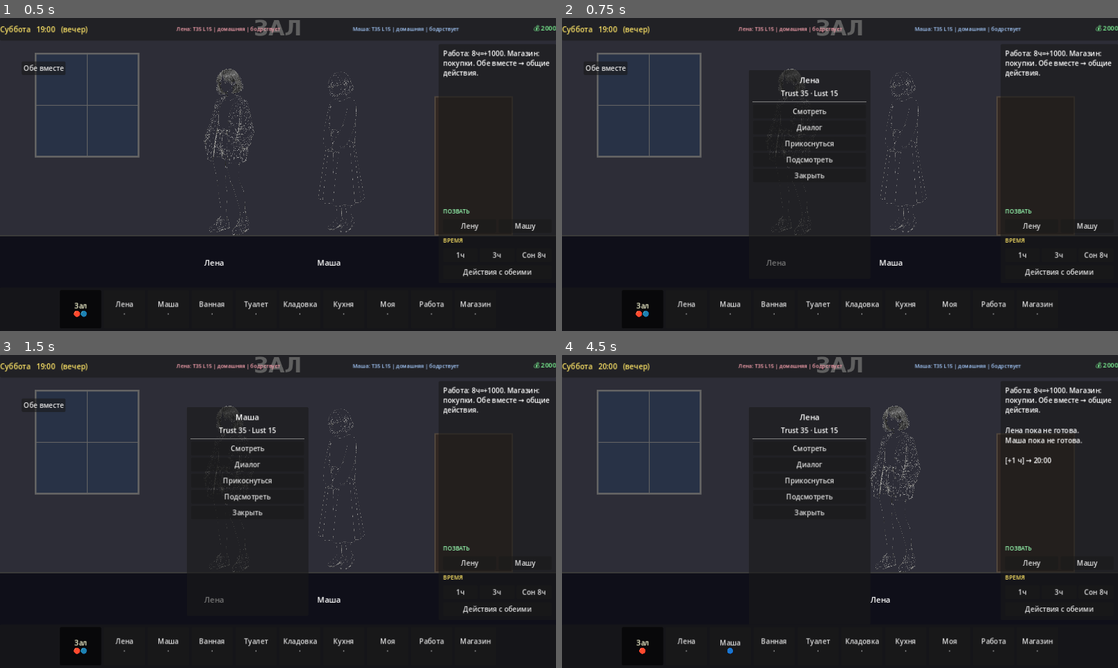
Above: before the commit, frames 1-4 (two rows, left to right).
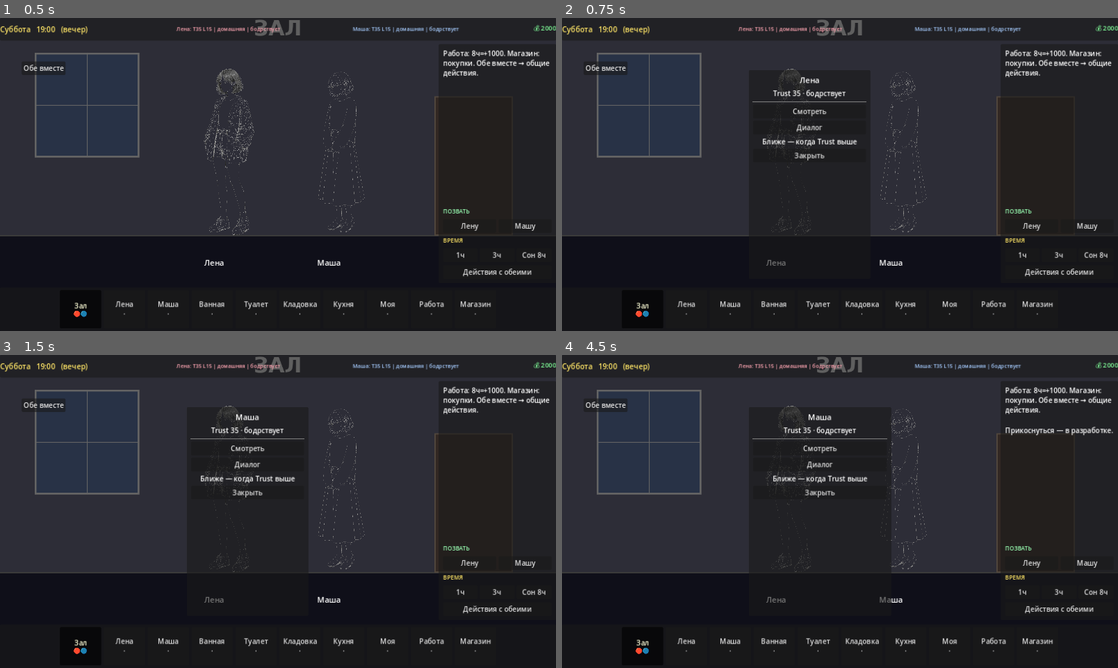
Above: after the commit, the same moments.

Repository: igodchrono/adult_roommates_godot
Game: Godot game, scene res://scenes/main.tscn
Two runs of this game, one before a commit and one after it. Both use one fixed random seed, a clock stepped at 60 frames per second and the inputs below.
Inputs (mouse positions are in pixels of both pictures, inside the frame that each line leads up to):
- Up to frame 1 (0.5 s): no input
- Up to frame 2 (0.75 s): click (789, 152) at 0.52 s
- Up to frame 3 (1.5 s): click (344, 489) at 1.27 s
- Up to frame 4 (4.5 s): click "Обе вместе" at 2 s; click "Действия с обеими" at 2.75 s; click (812, 433) at 3.5 s, where only the run before the commit has a clickable "Раздеть обеих"; click (895, 489) at 4.27 s

Frame 1 is identical in both runs. In frame 2, 0.7% of the frame differs, in the area x 36-54%, y 22-52%; in frame 3, 0.7%; in frame 4, 2.9%, in the area x 4-100%, y 2-96%.

Commit message:
Stub intimate actions and add a real wake choice

Diff:
--- a/scripts/main.gd
+++ b/scripts/main.gd
@@ -496,105 +496,97 @@
 func _show_char_menu(char: CharacterData):
 	if not action_menu or not action_list: return
 	for c in action_list.get_children(): c.queue_free()
-	var title = Label.new(); title.text = char.char_name; title.horizontal_alignment = HORIZONTAL_ALIGNMENT_CENTER; title.add_theme_font_size_override("font_size", 18); action_list.add_child(title)
-	var sub = Label.new(); sub.text = "Trust %d · Lust %d" % [char.relation, char.arousal]; sub.horizontal_alignment = HORIZONTAL_ALIGNMENT_CENTER; action_list.add_child(sub)
+	var title = Label.new()
+	title.text = char.char_name
+	title.horizontal_alignment = HORIZONTAL_ALIGNMENT_CENTER
+	title.add_theme_font_size_override("font_size", 18)
+	action_list.add_child(title)
+	var sub = Label.new()
+	sub.text = "Trust %d · %s" % [char.relation, char.state]
+	sub.horizontal_alignment = HORIZONTAL_ALIGNMENT_CENTER
+	action_list.add_child(sub)
 	action_list.add_child(HSeparator.new())
-	var asleep = char.is_asleep() or char.is_vulnerable()
-	var all_a = [
-		["Смотреть", 0, "look", 0, 0],
-		["Диалог", 1, "dialog", 0, 0],
-		["Прикоснуться", 1, "touch", 25, 0],
-		["Подсмотреть", 1, "peep", 30, 0],
-		["Снять одеяло", 0, "blanket", 0, 0],
-		["Поцеловать", 1, "kiss", 45, 20],
-		["Раздеть", 1, "undress", 55, 35],
-		["Спать вместе", 8, "sleep", 50, 0],
-		["Оральный", 2, "sex_o", 60, 45],
-		["Миссионерская", 2, "sex_m", 65, 50],
-		["Собачка", 2, "sex_d", 70, 55],
-		["Наездница", 2, "sex_c", 70, 55],
-		["Секс во сне", 2, "sex_s", 40, 0],
-		["Разбудить для NSFW", 1, "wake_nsfw", 70, 60],
-	]
-	var shown = 0
-	for a in all_a:
-		var ok = false
-		var id = a[2]
-		# Progressive sleep NSFW: blanket -> undress -> deep acts
-		# Without blanket/undress only: touch, look, peep, handjob, oral sleep
-		if asleep:
-			var naked = char.clothes == "голая"
-			var uncovered = not char.has_blanket
-			match id:
-				"look", "peep", "touch":
-					ok = true
-				"blanket":
-					ok = char.has_blanket
-				"undress":
-					ok = (uncovered or char.is_vulnerable()) and not naked
-				"hand":
-					ok = true  # hand while sleep always possible (stealth)
-				"sex_o":
-					ok = true  # oral while sleep basic
-				"kiss":
-					ok = uncovered or char.is_vulnerable()
-				"sex_s", "sex_m", "sex_d", "sex_c":
-					# full NSFW only after blanket off AND naked
-					ok = uncovered and naked
-				"wake_nsfw":
-					ok = char.can_wake_for_nsfw() or char.is_vulnerable()
-				"dialog", "sleep":
-					ok = false
-				_:
-					ok = char.relation >= a[3] and char.arousal >= a[4]
-		else:
-			if id in ["sex_s", "blanket", "hand"]:
-				ok = false
-			elif id == "undress" and char.clothes == "голая":
-				ok = false
-			else:
-				ok = char.relation >= a[3] and char.arousal >= a[4]
-		if not ok:
-			continue
-		shown += 1
-		var b = Button.new()
-		b.text = a[0]
-		b.custom_minimum_size = Vector2(200, 32)
-		if id == "dialog":
-			b.pressed.connect(_start_dialog.bind(char))
-		else:
-			b.pressed.connect(_do_action.bind(id, a[1], char))
-		action_list.add_child(b)
-	if shown <= 2 and not asleep:
-		var h = Label.new()
-		h.text = "Больше при росте Trust/Lust"
-		h.horizontal_alignment = HORIZONTAL_ALIGNMENT_CENTER
-		h.add_theme_color_override("font_color", Color(0.75, 0.7, 0.4))
-		action_list.add_child(h)
-	var cb = Button.new(); cb.text = "Закрыть"; cb.pressed.connect(func(): action_menu.visible = false); action_list.add_child(cb)
+	var asleep = char.is_asleep()
+	if asleep:
+		_add_action_button("Смотреть", func(): _execute_action("look", 0, char))
+		_add_action_button("Разбудить", func(): _wake_character(char))
+		var note = Label.new()
+		note.text = "Остальные действия — в разработке,\nпока человек спит их нет."
+		note.horizontal_alignment = HORIZONTAL_ALIGNMENT_CENTER
+		note.autowrap_mode = TextServer.AUTOWRAP_WORD_SMART
+		action_list.add_child(note)
+	else:
+		_add_action_button("Смотреть", func(): _execute_action("look", 0, char))
+		_add_action_button("Диалог", func(): _start_dialog(char))
+		for stub in ["Прикоснуться", "Поцеловать", "Раздеть"]:
+			if char.relation >= 40:
+				_add_stub_button(stub)
+		if char.relation < 40:
+			var h = Label.new()
+			h.text = "Ближе — когда Trust выше"
+			h.horizontal_alignment = HORIZONTAL_ALIGNMENT_CENTER
+			action_list.add_child(h)
+	var cb = Button.new()
+	cb.text = "Закрыть"
+	cb.pressed.connect(func(): action_menu.visible = false)
+	action_list.add_child(cb)
 	action_menu.visible = true
 	action_menu.position = Vector2(430, 120)
 	action_menu.z_index = 20
+
+func _add_action_button(text: String, cb: Callable):
+	var b = Button.new()
+	b.text = text
+	b.custom_minimum_size = Vector2(200, 32)
+	b.pressed.connect(cb)
+	action_list.add_child(b)
+
+func _add_stub_button(text: String):
+	var b = Button.new()
+	b.text = text + " (в разработке)"
+	b.custom_minimum_size = Vector2(200, 32)
+	b.pressed.connect(func():
+		state.add_log("%s — в разработке." % text)
+		if action_menu:
+			action_menu.visible = false
+		_refresh_all()
+	)
+	action_list.add_child(b)
+
+func _wake_character(char: CharacterData):
+	if action_menu:
+		action_menu.visible = false
+	if char.effects.get("deep_sleep", false) or char.drunk_level >= 2 or char.state == "отключка":
+		state.add_log("%s слишком крепко спит и не просыпается." % char.char_name)
+		char.change_anxiety(5)
+		_refresh_all()
+		return
+	char.set_state("бодрствует")
+	char.has_blanket = true
+	if char.clothes == "голая":
+		char.set_clothes("домашняя")
+	char.effects["no_sleep_night"] = true
+	stealth_mode = false
+	if char.relation >= 60:
+		char.change_relation(2)
+		char.anxiety = maxi(0, char.anxiety - 10)
+		state.add_log("%s просыпается спокойно. «Что случилось?»" % char.char_name)
+	elif char.relation >= 40:
+		char.change_relation(-4)
+		char.change_anxiety(12)
+		state.add_log("%s просыпается недовольно. Trust -4, тревожность %d%%." % [char.char_name, char.anxiety])
+	else:
+		char.change_anxiety(30)
+		state.add_log("%s просыпается злая." % char.char_name)
+		state.kick_out(char)
+	_refresh_all()
 
 func _show_group_actions():
 	if not action_menu or not action_list: return
 	for c in action_list.get_children(): c.queue_free()
 	var t = Label.new(); t.text = "Обе вместе"; t.horizontal_alignment = HORIZONTAL_ALIGNMENT_CENTER; t.add_theme_font_size_override("font_size", 18); action_list.add_child(t)
-	for a in [["Раздеть обеих", "both_undress", 1], ["Трогать обеих", "both_touch", 1], ["Целовать обеих", "both_kiss", 1], ["Секс втроём", "threesome", 2]]:
-		var b = Button.new(); b.text = a[0]; b.custom_minimum_size = Vector2(200, 36)
-		b.pressed.connect(func():
-			var r = ""
-			match a[1]:
-				"both_undress": r = Interactions.both_undress(state.lena, state.masha)
-				"both_touch": r = Interactions.touch(state.lena) + "\n" + Interactions.touch(state.masha)
-				"both_kiss": r = Interactions.kiss(state.lena) + "\n" + Interactions.kiss(state.masha)
-				"threesome": r = Interactions.threesome_missionary(state.lena, state.masha)
-			state.add_log(r)
-			state.advance_time(a[2])
-			state.add_log("[+%d ч] → %s" % [a[2], state.get_time_str()])
-			action_menu.visible = false
-			_refresh_all()
-		); action_list.add_child(b)
+	for a in ["Прикоснуться", "Поцеловать", "Вместе (в разработке)"]:
+		_add_stub_button(a)
 	var cb = Button.new(); cb.text = "Закрыть"; cb.pressed.connect(func(): action_menu.visible = false); action_list.add_child(cb)
 	action_menu.visible = true
 	action_menu.position = Vector2(430, 120)
